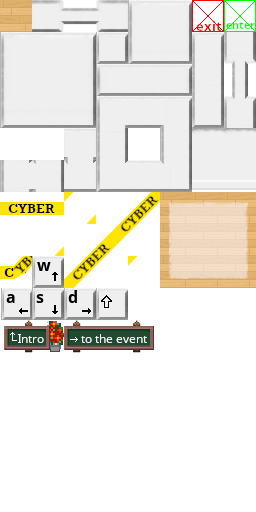
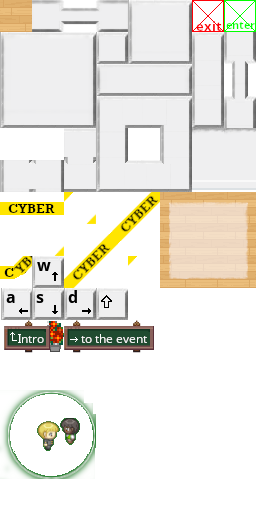
Layers edited between the first and the second (256, 512) image:
added layer "Pasted Layer #2" above "Pasted Layer" over (x1=0, y1=390, x2=96, y2=479)
